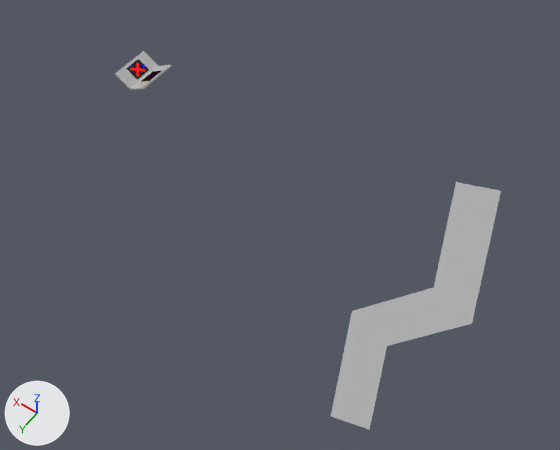
The FBX model Assets/Game/Models/Environment/Rooms/Room_Lab_Slide.fbx: old version first, new version second.
One viewpoint serves both versions: a 50 mm camera at (-162.9, 130.4, 186.1) aimed at (-58.7, -15.5, -43.1). Arrows for +X, +Y and +Z are at lower left; the lights stay in place. Where no turn or scale is listed for an object, it has been applied to the vertices.

Objects in the first picture: 'Holo_Sign', 'Slide_Base', 'Slide_Wall_Lower', 'Slide_Wall_Upper'.
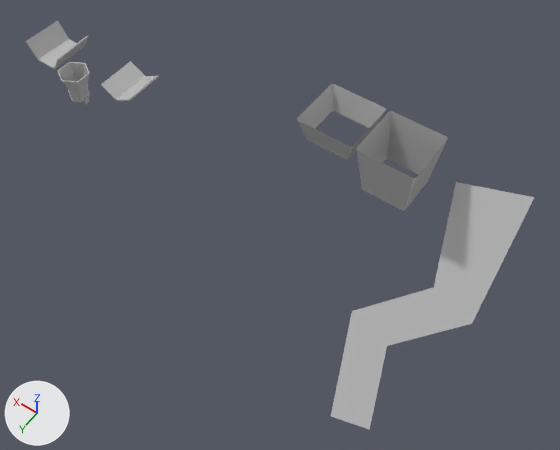
What differs and where, as boxes [x1, y1, x2, y2] in the pictures (560 x 450 px):
'Slide_Base', reshaped (19% wider)
    before: [331, 182, 501, 430]
    after: [331, 182, 534, 430]
'Slide_Entry', added
    after: [356, 111, 448, 210]
'Slide_Entry_Half', added
    after: [297, 84, 386, 160]
'Slide_LowerPart001', added
    after: [26, 21, 88, 69]
'Slide_Wall_Lower', moved
    before: [115, 51, 159, 90]
    after: [101, 61, 146, 101]
'Slide_Exit', added
    after: [57, 62, 90, 102]
'Slide_Wall_Upper', moved
    before: [131, 65, 172, 90]
    after: [117, 76, 159, 101]
'Holo_Sign', deleted
    before: [126, 59, 161, 81]
part 1 of me_mesh, added
    after: [472, 191, 534, 322]

The change in detail:
me_mesh has 8 vertices, 3 faces and spans x -13.3..25.8, y -16.7..54.3, z -53.6..17.4.
me_mesh is used by ob_slide_base; location (-123.5, -32.5, -27.9).
Verts and faces of me_mesh; kept vertices keep their numbers, new ones are numbered from 8.
Part 1, on me_mesh:
New vertex 8 is at (-1.4, -16.7, 17.4), pixel (501, 190).
New vertex 9 is at (-13.3, 14.6, -13.9), pixel (471, 323).
New vertex 10 is at (-11.9, -18.7, 19.4), pixel (534, 197).
New faces: (8, 9, 10).
Mesh me_mesh_006 is new.
It has 184 vertices, 188 faces and spans x -8.4..8.6, y -15.5..0.0, z -0.6..6.4.
It uses material mat_m_lab_wall (its picture is missing).
Mesh me_mesh_002_1 is new.
It has 630 vertices, 570 faces and spans x -5.12..5.14, y -5.69..5.83, z -11.63..0.0.
It uses material mat_m_lab_wall (its picture is missing).
Mesh me_mesh_007 is new.
It has 68 vertices, 48 faces and spans x -10.9..10.9, y -10.9..10.9, z -9.7..0.0.
It uses material mat_m_lab_wall (its picture is missing).
Mesh me_mesh_005 is new.
It has 68 vertices, 48 faces and spans x -10.9..10.9, y -10.9..10.9, z -20.0..0.0.
It uses material mat_m_lab_wall (its picture is missing).
Object 'Slide_Wall_Upper' (ob_slide_wall_upper) moves from (0.0, -7.0, 0.0) to (0.0, 0.0, 0.0).
Object 'Holo_Sign' (ob_holo_sign) is deleted.
Object 'Slide_Wall_Lower' (ob_slide_wall_lower) moves from (0.0, -7.0, 0.0) to (0.0, 0.0, 0.0).
Object 'Slide_LowerPart001' (ob_slide_lowerpart001) is new; it shows me_mesh_006.
Its location is (35.0, 0.0, -1.2).
Object 'Slide_Exit' (ob_slide_exit) is new; it shows me_mesh_002_1.
Its location is (20.0, 0.0, 2.6).
Object 'Slide_Entry_Half' (ob_slide_entry_half) is new; it shows me_mesh_007.
Its location is (-70.3, -34.5, 5.5).
Object 'Slide_Entry' (ob_slide_entry) is new; it shows me_mesh_005.
Its location is (-93.4, -34.5, 5.5).
